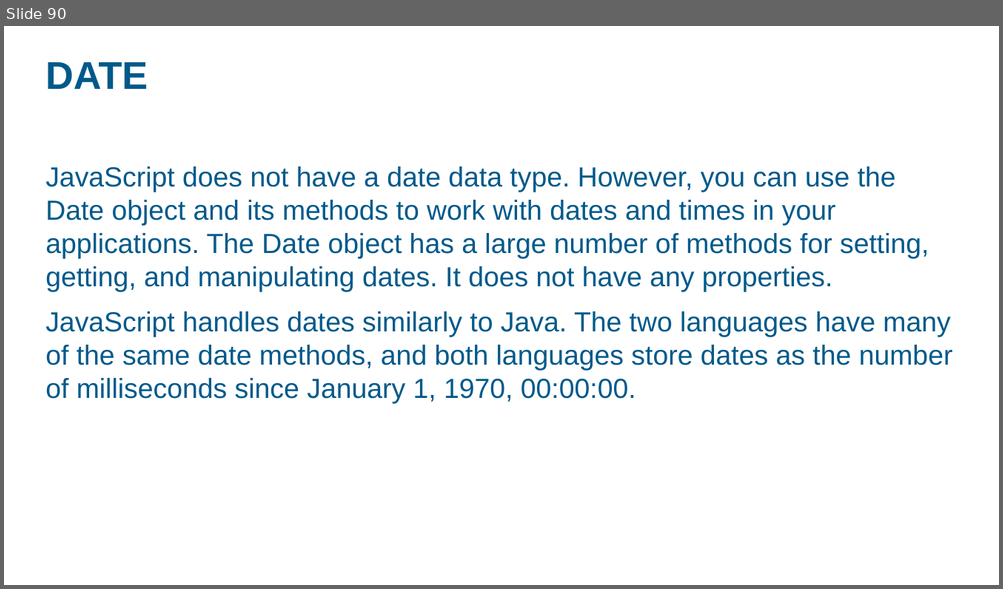
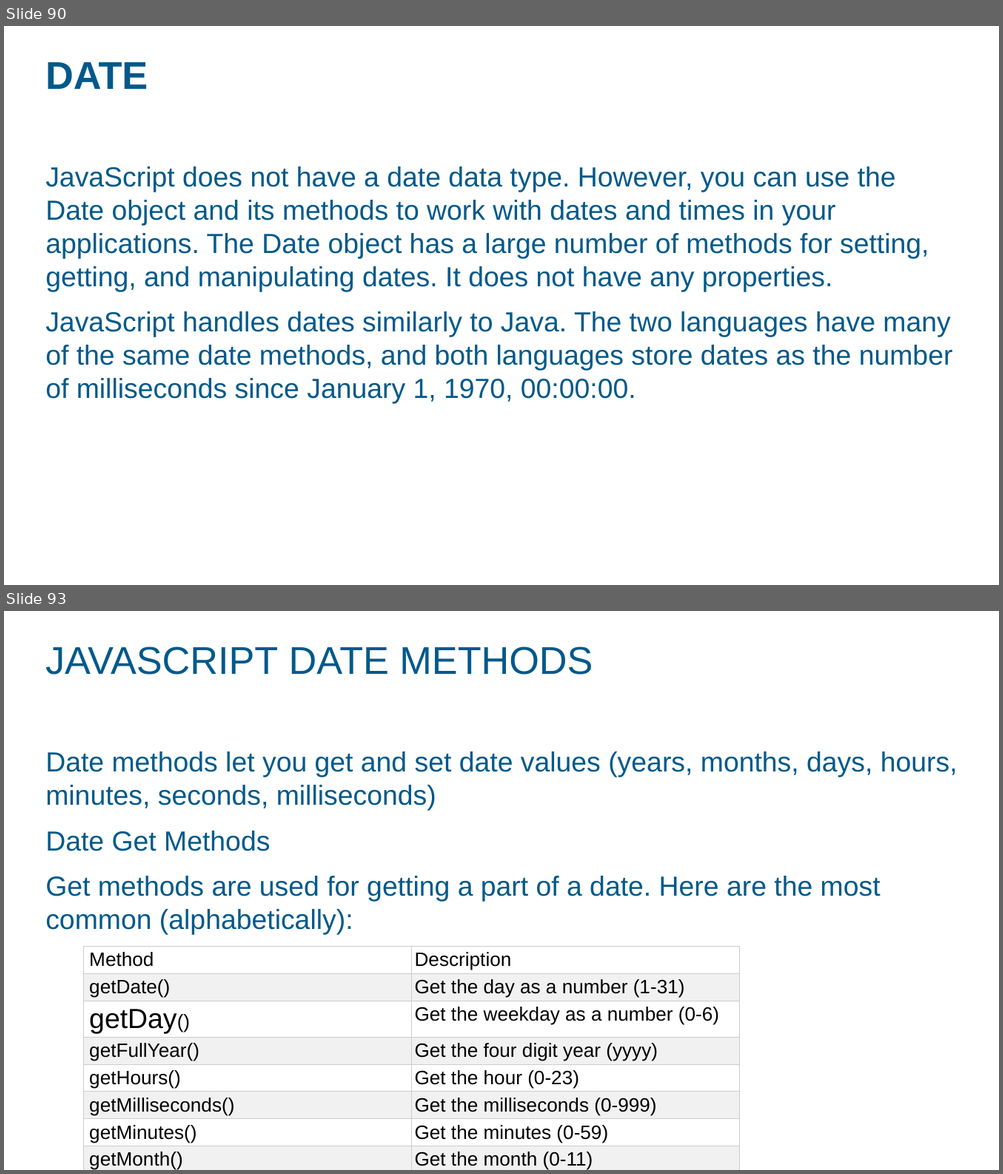
Before and after one commit to ashok07iet/java-script-sample-code, a slide deck: doc/javascript.pptx. Shown one above the other, each under a label of ours: slide 90 before the commit, slides 90 and 93 after it; the slides between them are not shown. The pictures are 1003x589 and 1003x1174 pixels, drawn with LibreOffice and Linux fonts; fonts in the diff are those of the drawing; background and template pictures are left out. Boxes give left, top, right and bottom in pixels: in the first picture for what was removed or moved away, otherwise in the second. Text is boxed around its words. In the diff, an @@ line names an element or a change of style, - is before the commit and + after.

```diff
--- a/doc/javascript.pptx
+++ b/doc/javascript.pptx
@@ slide 93 added at [4,611,999,1170], background picture (left out) @@
@@ title added at [45,647,592,675], 28 pt, text #00598A @@
+JAVASCRIPT DATE METHODS
@@ text added at [45,752,957,935], 20 pt, text #00598A @@
+Date methods let you get and set date values (years, months, days, hours, minutes, seconds, milliseconds)
+Date Get Methods
+Get methods are used for getting a part of a date. Here are the most common (alphabetically):
@@ table added at [84,946,740,1170], 10 rows, 2 columns @@
+Method | Description
+getDate() | Get the day as a number (1-31)
+getDay() | Get the weekday as a number (0-6)
+getFullYear() | Get the four digit year (yyyy)
+getHours() | Get the hour (0-23)
+getMilliseconds() | Get the milliseconds (0-999)
+getMinutes() | Get the minutes (0-59)
+getMonth() | Get the month (0-11)
+getSeconds() | Get the seconds (0-59)
+getTime() | Get the time (milliseconds since January 1, 1970)
```
Also in this commit, not shown: 1 slide changed, 4 other slides added, 18 other files.
